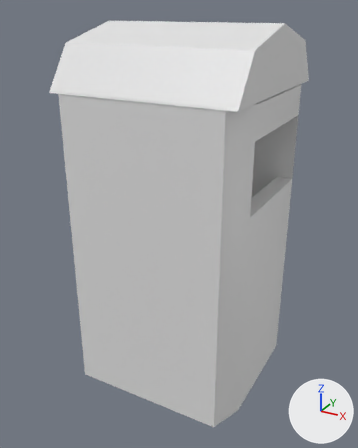
An edit to the FBX model Assets/MotherDuckLEVELS/YOUR_WORK_HERE 1/Meshes/Bin.fbx, drawn before and after from the same camera.
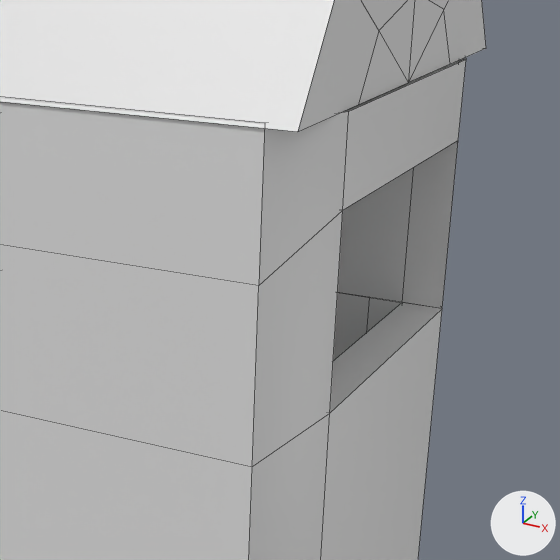
There are two pictures of each version: one whole from a camera (50 mm lens) standing at (0.854, -1.627, 1.436) and looking at (-0.044, 0.006, 0.62), one close up on the part from 35% to 94% of the width and 14% to 61% of the height. Arrows for +X, +Y and +Z are at lower right; the lights stay in place. The close-ups show mesh edges as thin lines. Materials are left out; every surface is plain grey. Where no turn or scale is listed for an object, it has been applied to the vertices. Vertices at the same position are counted once.
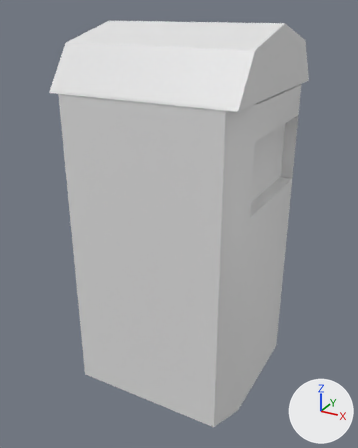
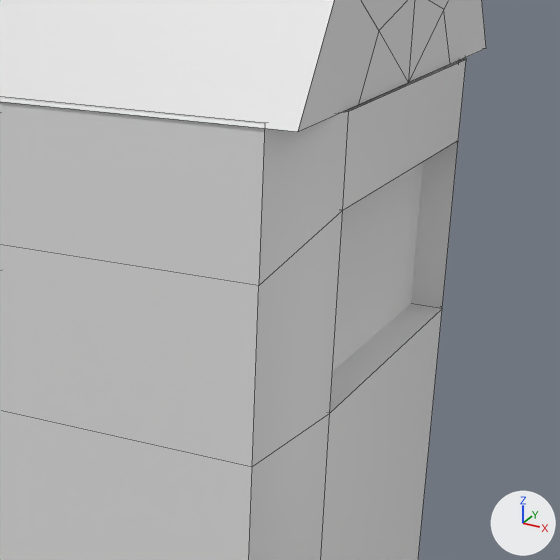
Patch to the scene script:
```diff
--- a/Assets/MotherDuckLEVELS/YOUR_WORK_HERE 1/Meshes/Bin.fbx.py
+++ b/Assets/MotherDuckLEVELS/YOUR_WORK_HERE 1/Meshes/Bin.fbx.py
@@ me_mesh @@
 me_mesh.from_pydata(...)  # 154 vertices, 154 faces; spans x -0.344..0.344, y -0.423..0.423, z -0.692..0.692
 # used by ob_polysurface5; location = (0.0, 0.068, 0.695)
+# me_mesh part 1: a new loose piece, a box spanning x 0.275..0.296, y -0.346..0.211, z 0.111..0.43
```

Location of each change, [x1, y1, x2, y2] in pixels of the close-ups (560 x 560 px):
part 1 of me_mesh, added: after [333, 162, 423, 371]
